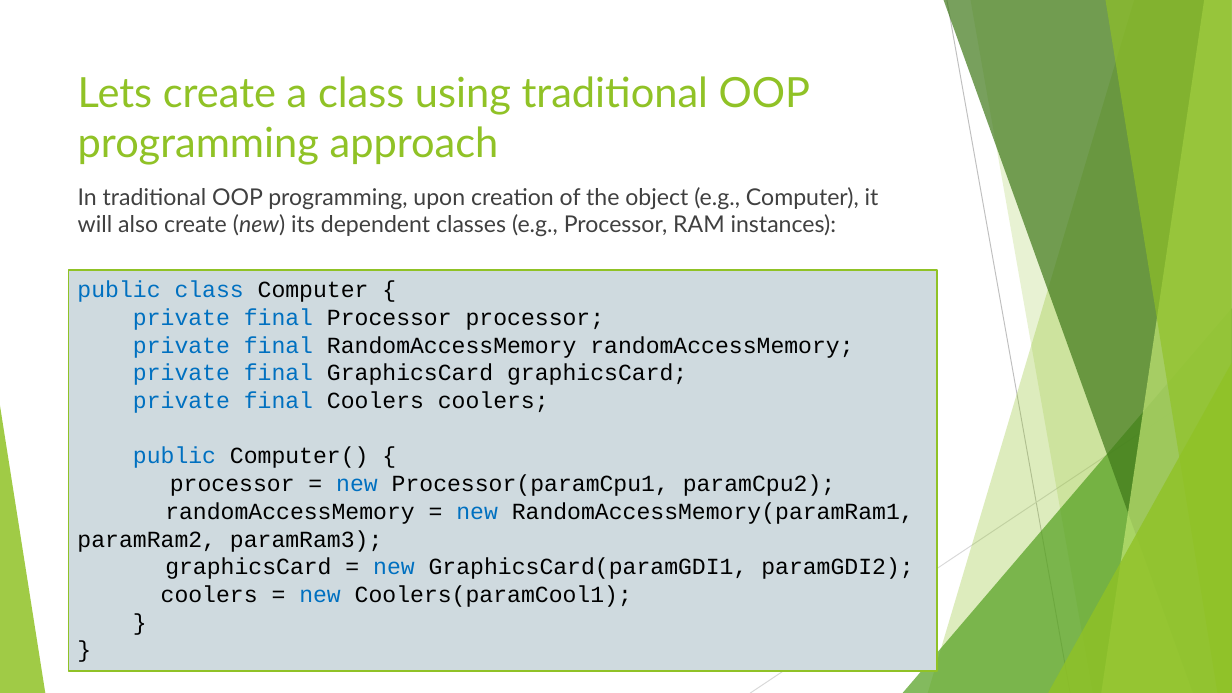
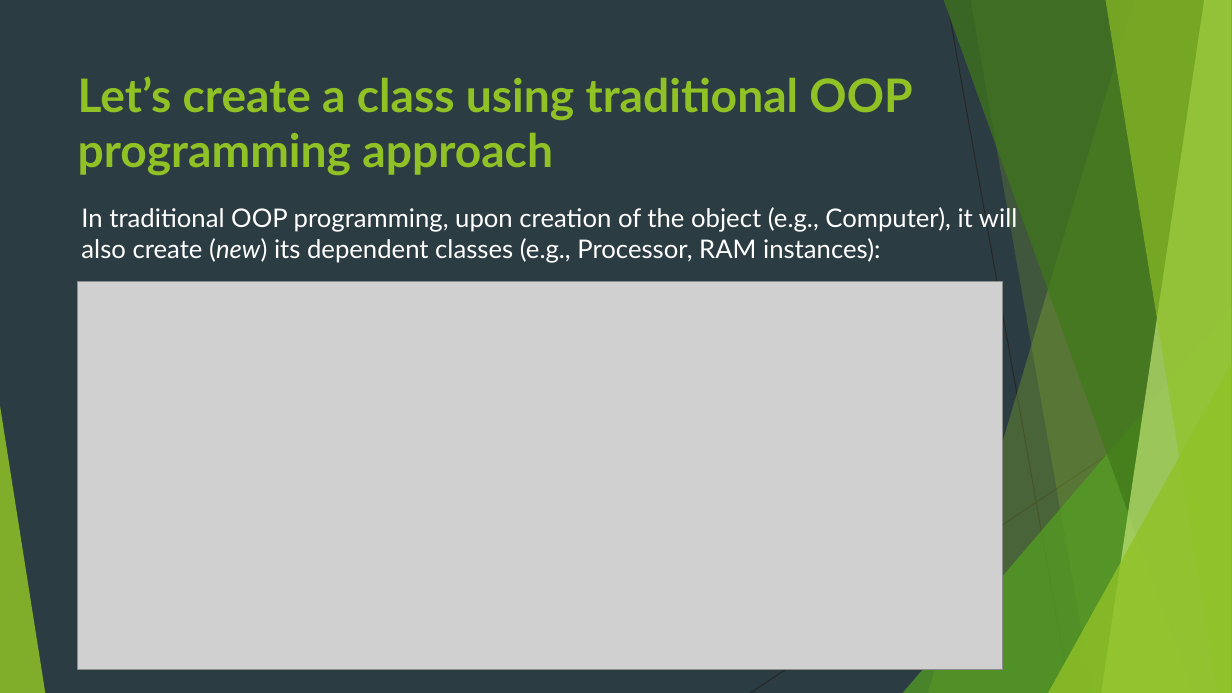
Before and after one commit to idanshal/sb-todo-app-tdp, a slide deck: slide 9 of course_data/presentations/practical_spring_boot_for_tdp.pptx (slide 10 before the commit). Drawn at 1232x693 pixels with LibreOffice and Linux fonts; fonts in the diff are those of the drawing; grey boxes stand for pictures. Boxes give left, top, right and bottom in pixels: in the first picture for what was removed or moved away, otherwise in the second. Text is boxed around its words. In the diff, an @@ line names an element or a change of style, - is before the commit and + after.

```diff
--- a/course_data/presentations/practical_spring_boot_for_tdp.pptx
+++ b/course_data/presentations/practical_spring_boot_for_tdp.pptx
@@ background #FFFFFF to #2C3C43 @@
@@ line (947, 0) - (1070, 693): stroke #BFBFBF 0.75 pt to #262626 0.75 pt @@
@@ title at (78, 76, 912, 176): text changed; size 32.4 to 36 pt; bold on @@
-Lets create a class using traditional OOP programming approach
+Let’s create a class using traditional OOP programming approach
@@ text "In traditional OOP programming, upon ...": place and size @@
-text "In traditional OOP programming, upon ..." at (78, 187, 879, 236)
+text "In traditional OOP programming, upon ..." at (81, 207, 1017, 263)
@@ text "In traditional OOP programming, upon ..." at (81, 207, 1017, 263): size 18 to 20 pt, text colour #404040 to #FFFFFF @@
@@ rectangle removed at (68, 270, 937, 671) @@
-public class Computer {
-private final Processor processor;
-private final RandomAccessMemory randomAccessMemory;
-private final GraphicsCard graphicsCard;
-private final Coolers coolers;
-public Computer() {
-processor = new Processor(paramCpu1, paramCpu2);
-randomAccessMemory = new RandomAccessMemory(paramRam1, paramRam2, paramRam3);
-graphicsCard = new GraphicsCard(paramGDI1, paramGDI2);
-coolers = new Coolers(paramCool1);
-}
-}
@@ picture added at (78, 281, 1003, 670) @@
@@ line (1232, 372) - (750, 693): stroke #D9D9D9 0.75 pt to #262626 0.75 pt @@
```
Also in this commit, not shown: 12 other slides changed, 1 slide removed.
